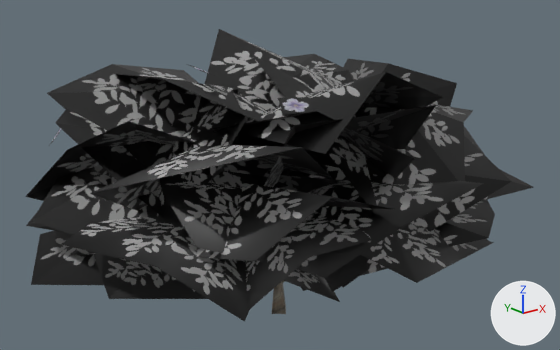
An edit to the FBX model Resource/Model/Static/Map/Object/Shr/4/SM_Com_Shr_05AS.fbx, drawn before and after from the same camera.
Before and after are seen from a 50 mm lens placed at (-0.0224, -0.0287, 0.0181), pointed at (0.001, 0.0007, 0.0064). Arrows for +X, +Y and +Z are at lower right; the lights stay in place. Where no turn or scale is listed for an object, it has been applied to the vertices.

In view in the first picture: 'SM_Com_Shr_05AS.mo'.
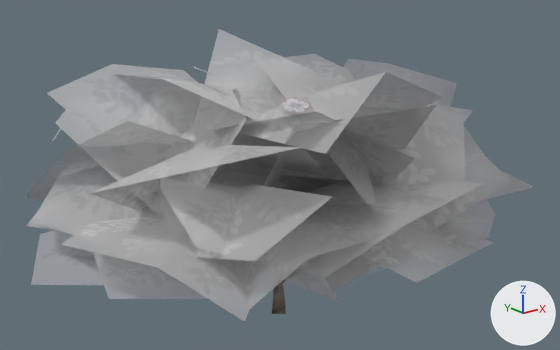
Location of each change, [x1, y1, x2, y2] in pixels of the pictures (560 x 350 px):
'SM_Com_Shr_05AS.mo', surface changed, recoloured (black to grey): [25, 29, 534, 322] in both
part 1 of me_sm_com_shr_05as_md_001, recoloured (black to grey): [25, 29, 534, 322] in both
part 2 of me_sm_com_shr_05as_md_001, recoloured: before [49, 64, 431, 146]; after [53, 66, 429, 140]

The change, as a diff of the scene's bpy script:
```diff
--- a/Resource/Model/Static/Map/Object/Shr/4/SM_Com_Shr_05AS.fbx.py
+++ b/Resource/Model/Static/Map/Object/Shr/4/SM_Com_Shr_05AS.fbx.py
@@ img_t4_com_lea_01a_d_dds @@
-img_t4_com_lea_01a_d_dds = load_image('T4_Com_Lea_01A_D.dds', 'T4_Com_Lea_01A_D.png', 512, 512, 'sRGB')
+img_t4_com_lea_01a_d_dds = load_image('T4_Com_Lea_01A_D.dds', 'T4_Com_Lea_01A_D.png', 512, 512, 'Non-Color')
@@ img_t_com_gra_01a_d_dds @@
-img_t_com_gra_01a_d_dds = load_image('T_Com_Gra_01A_D.dds', 'T_Com_Gra_01A_D.png', 512, 512, 'sRGB')
+img_t_com_gra_01a_d_dds = load_image('T_Com_Gra_01A_D.dds', 'T_Com_Gra_01A_D.png', 512, 512, 'Non-Color')
@@ img_t_com_gra_01a_n_dds @@
+img_t_com_gra_01a_n_dds = load_image('T_Com_Gra_01A_N.dds', 'T_Com_Gra_01A_N.png', 512, 512, 'Non-Color')
@@ img_t4_com_lea_01a_n_dds @@
+img_t4_com_lea_01a_n_dds = load_image('T4_Com_Lea_01A_N.dds', 'T4_Com_Lea_01A_N.png', 512, 512, 'Non-Color')
@@ mat_mi_com_gra_02a_01_test_001 @@
+mat_mi_com_gra_02a_01_test_001 = bpy.data.materials.new('MI_Com_Gra_02A_01_Test.001')
+# uses the picture img_t_com_gra_01a_d_dds
+# uses the picture img_t_com_gra_01a_n_dds
@@ mat_mi_com_t4_lea_01b_test_001 @@
+mat_mi_com_t4_lea_01b_test_001 = bpy.data.materials.new('MI_Com_T4_Lea_01B_Test.001')
+# uses the picture img_t4_com_lea_01a_d_dds
+# uses the picture img_t4_com_lea_01a_n_dds
@@ me_sm_com_shr_05as_md_001 @@
 me_sm_com_shr_05as_md_001.from_pydata(...)  # 331 vertices, 299 faces; spans x -0.0121..0.0144, y -0.0099..0.0112, z -0.0006..0.0135
 # used by ob_sm_com_shr_05as_mo; location = (0.0, 0.0, 0.0)
+# me_sm_com_shr_05as_md_001 part 1: all 232 faces that had it switch from mat_mi_com_t4_lea_01b_test (picture img_t4_com_lea_01a_d_dds) to mat_mi_com_t4_lea_01b_test_001
+# me_sm_com_shr_05as_md_001 part 2: all 12 faces that had it switch from mat_mi_com_gra_02a_01_test (picture img_t_com_gra_01a_d_dds) to mat_mi_com_gra_02a_01_test_001
 me_sm_com_shr_05as_md_001.materials.append(mat_mi_com_t4_tre_01a)
```
